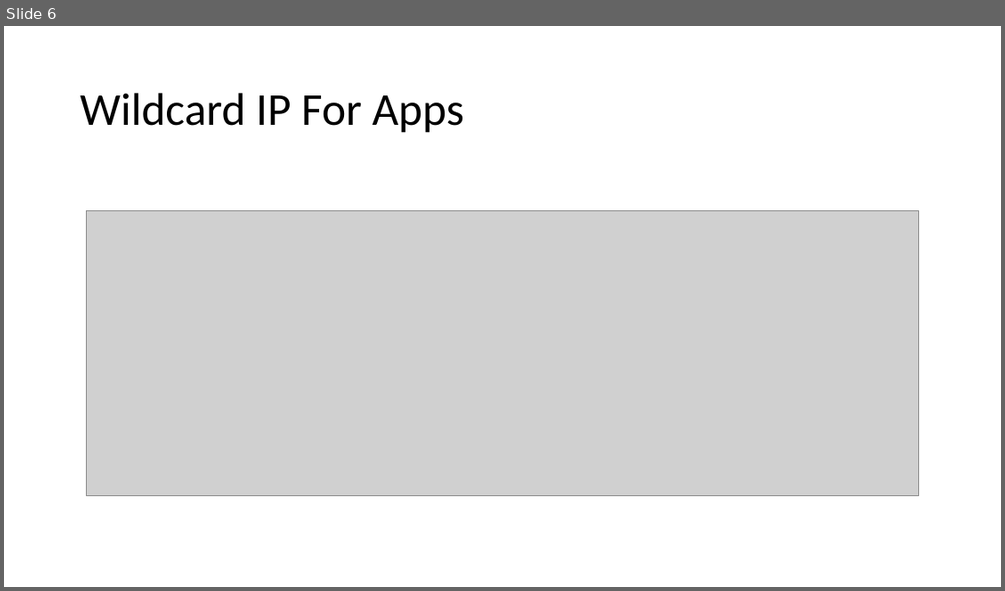
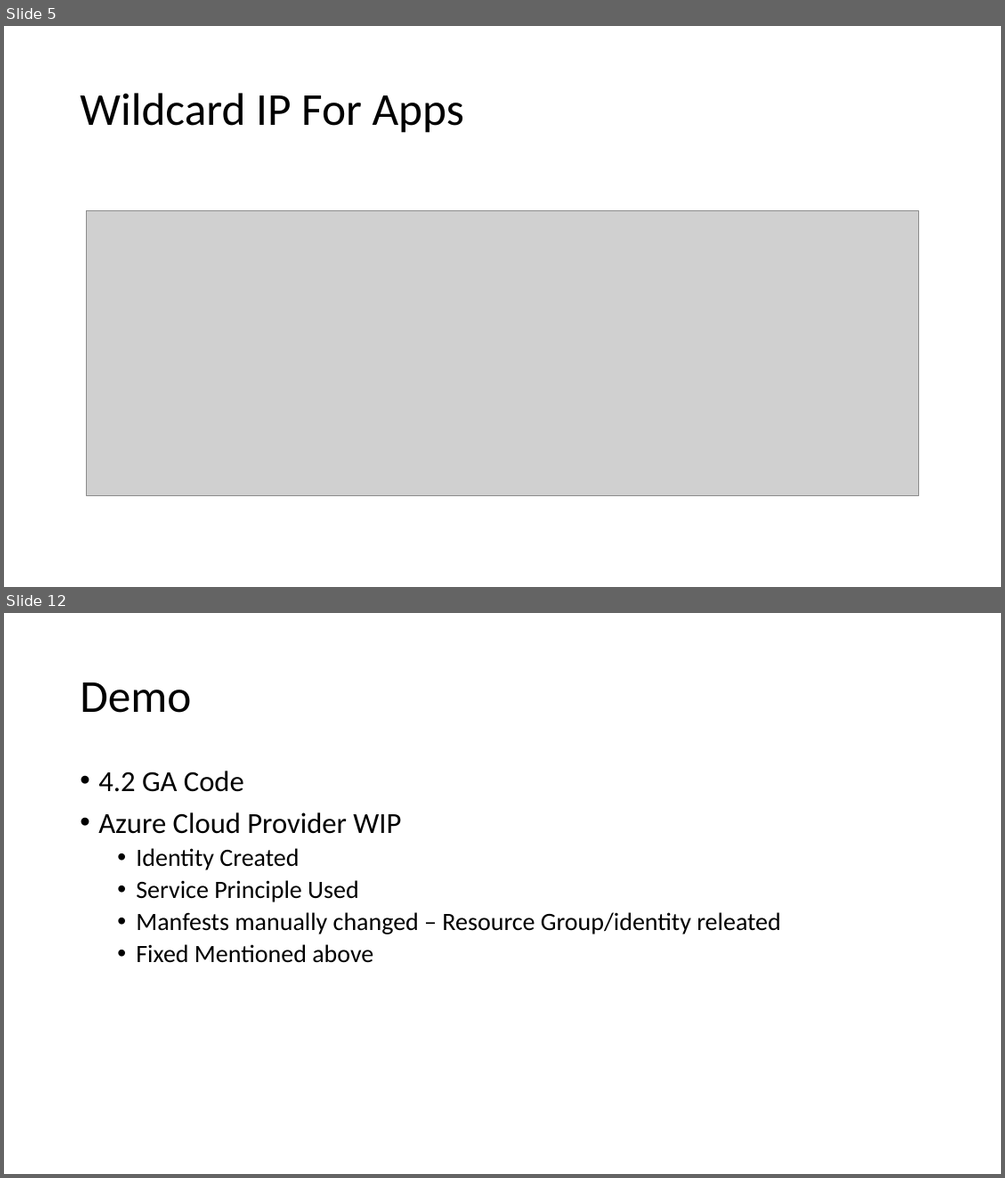
Before and after one commit to glennswest/ocpupi4azure, a slide deck: doc/azocpupidemo3.pptx. Shown one above the other, each under a label of ours: slide 6 before the commit, slides 5 and 12 after it; the slides between them are not shown. The pictures are 1005x591 and 1005x1178 pixels, drawn with LibreOffice and Linux fonts; fonts in the diff are those of the drawing; grey boxes stand for pictures. Boxes give left, top, right and bottom in pixels: in the first picture for what was removed or moved away, otherwise in the second. Text is boxed around its words. In the diff, an @@ line names an element or a change of style, - is before the commit and + after.

Commit message:
Add demo3

```diff
--- a/doc/azocpupidemo3.pptx
+++ b/doc/azocpupidemo3.pptx
@@ slide 12 added at (x1=4, y1=613, x2=1001, y2=1174), background #FFFFFF @@
@@ title added at (x1=80, y1=682, x2=191, y2=713), 44 pt, text #000000 @@
+Demo
@@ text added at (x1=98, y1=771, x2=781, y2=963), 24 pt, text #000000 @@
+• 4.2 GA Code
+• Azure Cloud Provider WIP
+  • Identity Created
+  • Service Principle Used
+  • Manfests manually changed – Resource Group/identity releated
+  • Fixed Mentioned above
@@ what was slide 6 is now slide 5 @@
```
Also in this commit, not shown: 5 slides changed, 25 other slides added, 1 slide removed, 2 other files.
